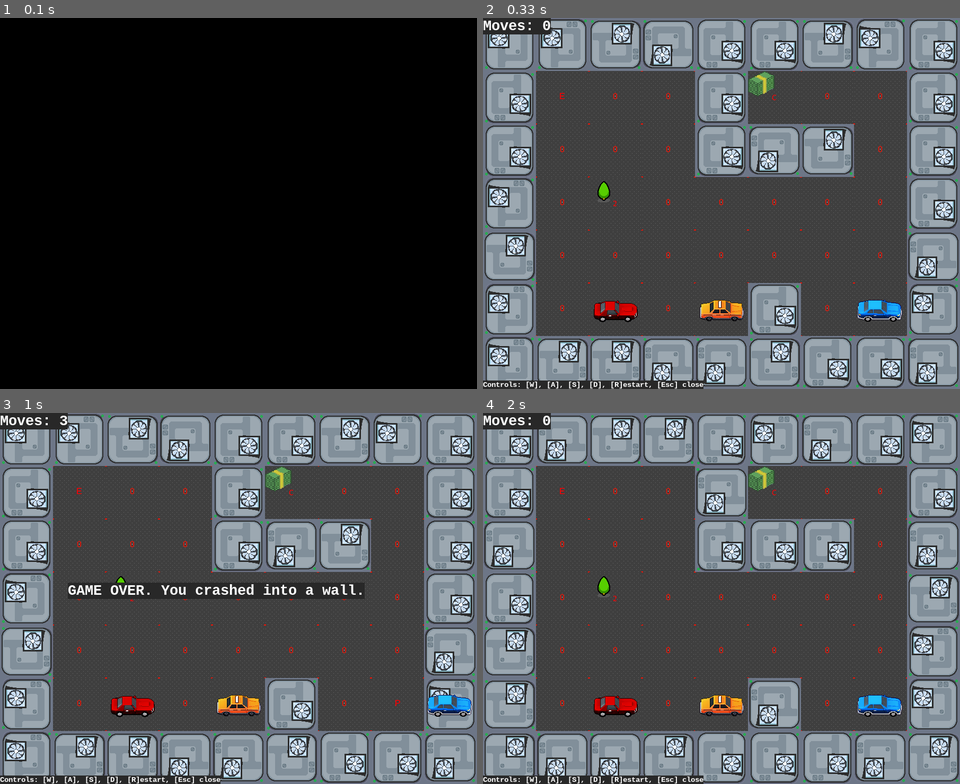
Above: before the commit, frames 1-4 (two rows, left to right).
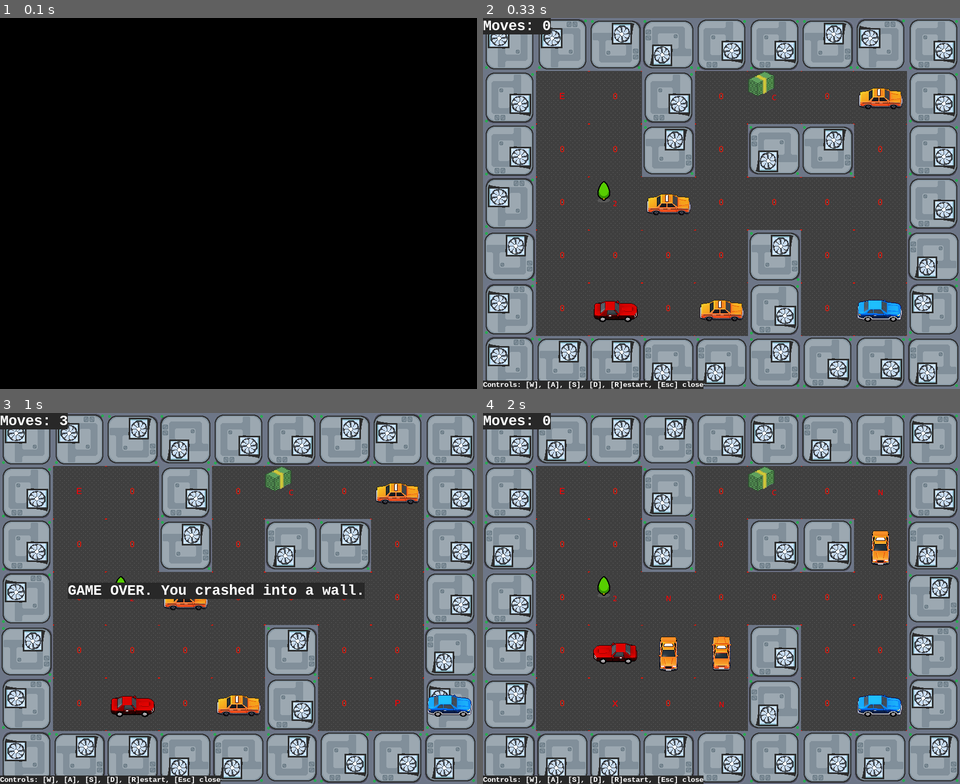
Above: after the commit, the same moments.

Repository: TOXYGENCY/2d_pygame
Game: pygame game, started from main.py
Two runs of this game, one before a commit and one after it. Both use one fixed random seed, a clock stepped at 60 frames per second and the inputs below.
Inputs:
- Up to frame 1 (0.1 s): no input
- Up to frame 2 (0.33 s): no input
- Up to frame 3 (1 s): hold Right 0.33-0.8 s; hold Up from 0.83 s (still down)
- Up to frame 4 (2 s): release Up at 1.18 s; tap R at 1.22 s

Frame 1 is identical in both runs. In frame 2, 8.2% of the frame differs, in the area x 33-89%, y 14-72%; in frame 3, 8.0%; in frame 4, 9.6%, in the area x 23-89%, y 14-82%.

Commit message:
полностью доделано передвижение сущностей.

Diff:
--- a/entities.py
+++ b/entities.py
@@ -33,7 +33,6 @@
         self.entity = None
         self.assign_entity()
         self.occupied = False
-        self.booked = False
         self.refresh_occupation()
 
     # Автоназначение спрайта по символьному коду её типа
@@ -144,7 +143,6 @@
     def __init__(self, tile: Tile):
         super().__init__("X", tile)
         self.sprite_set = v.enemy_sprites
-        self.next_tile = None
 
 
 # Сущность игрока
@@ -165,19 +163,24 @@
             filter(lambda x: isinstance(x, Player), all_entities)
         )[0]
         self.player_xy = (self.player.tile.x, self.player.tile.y)
-        self.should_move_entities = False
         self.moves_score = 0
 
-    def move_entities_on_timer(self):
+    # Проверка смерти игрока (используется после передвижения врага)
+    def check_player_death(self):
+        if (
+            self.player.tile.entity is not None
+            and self.player.tile.entity.type_code != "P"
+        ):
+            self.game_over("Enemy got you!")
+
+    # Передвижение всех сущностей
+    def move_all_entities(self):
         i = 0
-        while i < len(
-            all_entities
-        ):  # почему то набивается массив все больше и больше
+        while i < len(all_entities):
             if all_entities[i].type_code in "XN":
-                # print(f"moving {all_entities[i]}")
                 self.move_entity(all_entities[i])
+                self.check_player_death()
             i += 1
-        pass
 
     # Создание карты по массиву с инструкциями
     def create_tiles(self, tiles) -> List[List[Tile]]:
@@ -207,6 +210,7 @@
             x = 0
             while x <= len(self.tiles[y]) - 1:
                 # отрисовка клетки
+                # если это стена - то случайно поворачиваем спрайт
                 if self.tiles[y][x].type_code == "1":
                     screen.blit(
                         pg.transform.rotate(
@@ -216,6 +220,7 @@
                         (v.SPRITE_SIZE * x, v.SPRITE_SIZE * y),
                     )
                 else:
+                    # иначе просто отрисовываем
                     screen.blit(
                         self.tiles[y][x].sprite,
                         (v.SPRITE_SIZE * x, v.SPRITE_SIZE * y),
@@ -230,17 +235,29 @@
             y += 1
 
     # Проверка, доступна ли клетка для сущности
-    def is_tile_available_for_entity(self, tile: Tile) -> bool:
+    def is_tile_available_for_entity(
+        self, tile: Tile, entity_type: str = None
+    ) -> bool:
+        # Для сущностей-врагов
+        if entity_type == "X":
+            # Если на клетке есть игрок, то она доступна
+            if (
+                tile is not None
+                and tile.entity is not None
+                and tile.entity.type_code == "P"
+            ):
+                return True
+
+        # Для остальных сущностей
         return tile is not None and (
-            not tile.occupied
-            and not tile.booked
-            and tile.type_code not in "12EC"
+            not tile.occupied and tile.type_code not in "12EC"
         )
 
     # Рассчитать клетки для перемещения сущности
     def calc_next_tiles(
         self,
         this_tile: Tile,
+        entity: Entity,
     ):
         # список доступных направлений
         directions = list(v.DIRECTIONS.values())
@@ -251,7 +268,7 @@
         next_tile = None
         i1 = 0
         while i1 < len(directions) and not (
-            self.is_tile_available_for_entity(next_tile)
+            self.is_tile_available_for_entity(next_tile, entity.type_code)
         ):
             next_direction = directions[i1]
             next_tile = self.get_tile(
@@ -265,7 +282,7 @@
         next_tile2 = None
         i2 = 0
         while i2 < len(directions) and not (
-            self.is_tile_available_for_entity(next_tile2)
+            self.is_tile_available_for_entity(next_tile2, entity.type_code)
         ):
             next_direction2 = directions[i2]
             next_tile2 = self.get_tile(
@@ -274,16 +291,19 @@
             )
             i2 += 1
 
+        # если ни одна клетка по НАПРАВЛЕНИЮ не доступна, то явно ставим None
+        # решение принимается на основе счетчика рассмотренных направлений
         if i1 == len(directions) and not self.is_tile_available_for_entity(
-            next_tile
+            next_tile, entity.type_code
         ):
             next_tile = None
 
         if i2 == len(directions) and not self.is_tile_available_for_entity(
-            next_tile2
+            next_tile2, entity.type_code
         ):
             next_tile2 = None
 
+        # Возвращаем все, потому что в другом месте это нужнее
         return next_tile, next_tile2, next_direction, next_direction2
 
     # Переместить сущность. direction: (x, y)
@@ -300,15 +320,16 @@
         ):
             next_tile = entity.next_tile
             next_tile2, _, entity.next_direction, _ = self.calc_next_tiles(
-                next_tile
+                next_tile, entity
             )
         else:
             next_tile, next_tile2, _, entity.next_direction = (
-                self.calc_next_tiles(this_tile)
-            )
-
+                self.calc_next_tiles(this_tile, entity)
+            )
+
+        # если обе клетки доступны, то передвигаем и меняем спрайт
         if self.is_tile_available_for_entity(
-            next_tile
+            next_tile, entity.type_code
         ) and self.is_tile_available_for_entity(next_tile2):
             this_tile.clear_entity()
             next_tile.assign_entity(entity)
@@ -316,7 +337,8 @@
             entity.next_tile = next_tile2
             entity.set_next_direction_sprite(entity.next_direction)
 
-        elif self.is_tile_available_for_entity(next_tile):
+        # если только одна клетка доступна, то просто передвигаем
+        elif self.is_tile_available_for_entity(next_tile, entity.type_code):
             this_tile.clear_entity()
             next_tile.assign_entity(entity)
             entity.tile = next_tile
@@ -360,8 +382,10 @@
             elif next_tile.type_code == "E":
                 self.level_passed()
 
+            # Само передвижение персонажа (переназначение клеток)
             this_tile.clear_entity()
             next_tile.assign_entity(self.player)
+            self.player.tile = next_tile
             self.player_xy = new_player_xy
             self.moves_score += 1
         else:
@@ -398,6 +422,7 @@
     def level_passed(self):
         v.show_win_mes = True
         v.show_lost_mes = False
+        v.should_move_entities = False
         # v.tick_rate = 3
         print(v.WIN_MES)
 
@@ -405,6 +430,7 @@
     def game_over(self, message):
         v.show_win_mes = False
         v.show_lost_mes = True
+        v.should_move_entities = False
         # v.tick_rate = 3
         v.lost_mes = f"GAME OVER. {message}"
         print(v.lost_mes)
--- a/levels/level1.txt
+++ b/levels/level1.txt
@@ -1,7 +1,7 @@
 111111111
-1E001C001
-100011101
-102000001
-100000001
+1E010C0N1
+100101101
+102N00001
+100001001
 10X0N10P1
 111111111
--- a/main.py
+++ b/main.py
@@ -29,6 +29,7 @@
     v.show_lost_mes = False
     v.tick_rate = v.DEFAULT_TICK_RATE
     v.lost_mes = "GAME OVER."
+    v.should_move_entities = True
     all_entities.clear()
     level = Level(v.selected_level)
     level.moves_score = 0
@@ -102,12 +103,14 @@
         # Рисование спрайтов
         level.render_tiles(screen)
 
+        # перемещение сущностей по таймеру
         if (
             v.entity_move_timer == v.ENTITY_MOVE_RATE
             and not v.show_lost_mes
             and not v.show_win_mes
+            and v.should_move_entities
         ):
-            level.move_entities_on_timer()
+            level.move_all_entities()
 
         # Рисование текста
         render_text()
--- a/vars.py
+++ b/vars.py
@@ -11,13 +11,15 @@
 lost_mes = "GAME OVER."
 
 DEFAULT_TICK_RATE = 6
-# ENTITY_MOVE_RATE = DEFAULT_TICK_RATE * 0.5
-ENTITY_MOVE_RATE = 3
+ENTITY_MOVE_RATE = int(DEFAULT_TICK_RATE * 0.75)
+# ENTITY_MOVE_RATE = 8
 entity_move_timer = 0
 tick_rate = DEFAULT_TICK_RATE
 
 show_lost_mes = False
 show_win_mes = False
+
+should_move_entities = True
 
 # Ширина и высота окна игры
 WIDTH = 900
